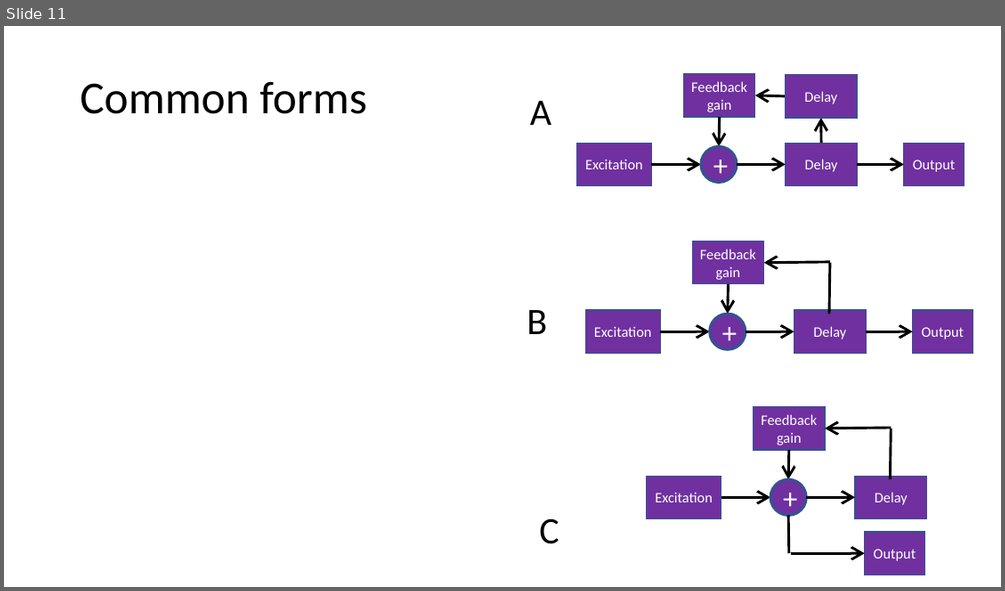
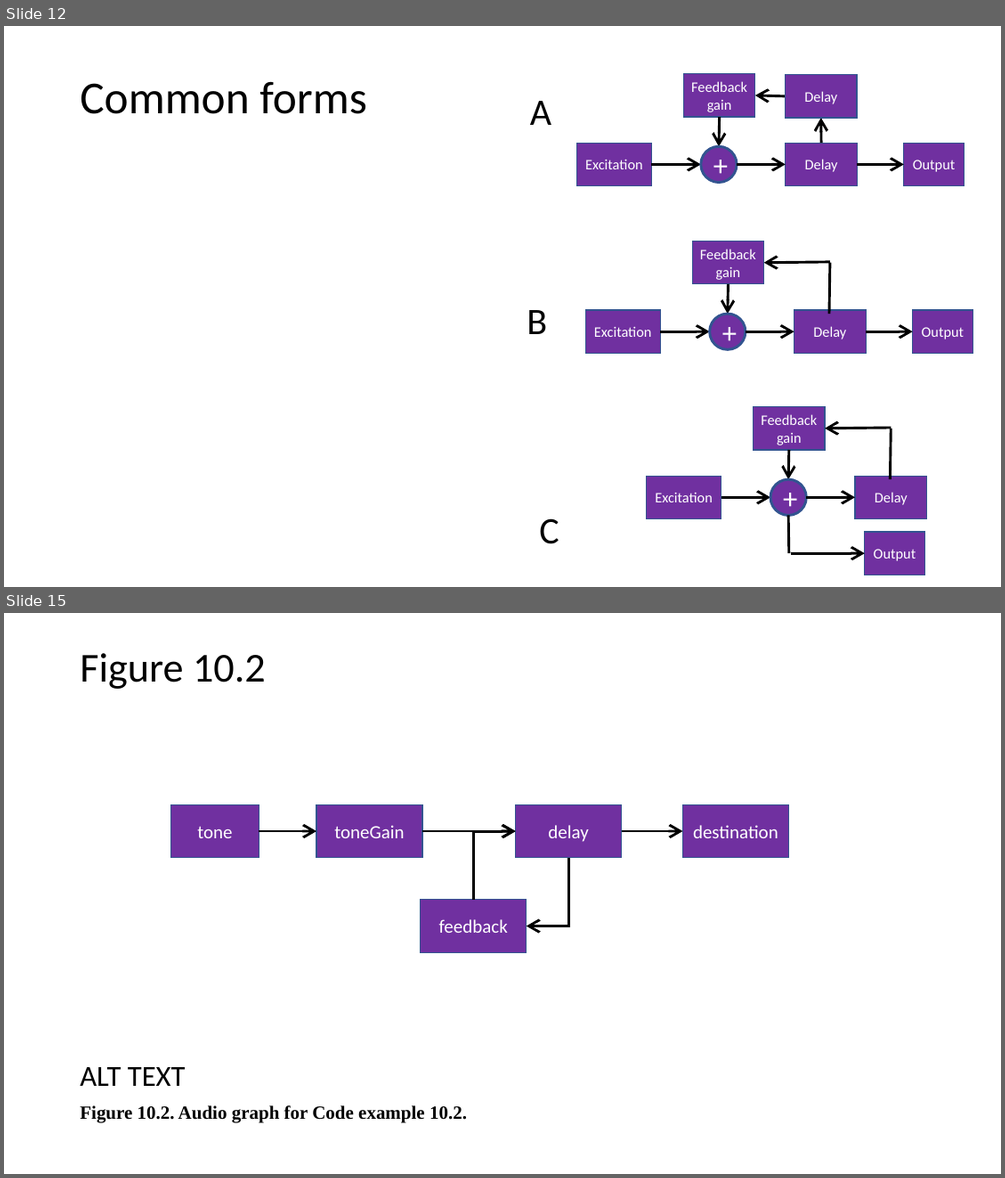
Before and after one commit to joshreiss/digital-waveguides-review, a slide deck: Figures and settings.pptx. Shown one above the other, each under a label of ours: slide 11 before the commit, slides 12 and 15 after it; the slides between them are not shown. The pictures are 1005x591 and 1005x1178 pixels, drawn with LibreOffice and Linux fonts; fonts in the diff are those of the drawing. Boxes give left, top, right and bottom in pixels: in the first picture for what was removed or moved away, otherwise in the second. Text is boxed around its words. In the diff, an @@ line names an element or a change of style, - is before the commit and + after.

```diff
--- a/Figures and settings.pptx
+++ b/Figures and settings.pptx
@@ slide 15 added at (4, 613, 1001, 1174), background #FFFFFF @@
@@ title added at (80, 653, 266, 689), 39.6 pt, text #000000 @@
+Figure 10.2
@@ group added at (170, 804, 789, 952): 5 rectangles, 3 arrows, 2 elbow arrows @@
+tone
+toneGain
+delay
+feedback
+destination
@@ text added at (80, 1067, 467, 1123), 18 pt, text #000000, bold @@
+ALT TEXT
+Figure 10.2. Audio graph for Code example 10.2.
@@ what was slide 11 is now slide 12 @@
```
Also in this commit, not shown: 1 slide changed, 7 other slides added, 21 other files.
